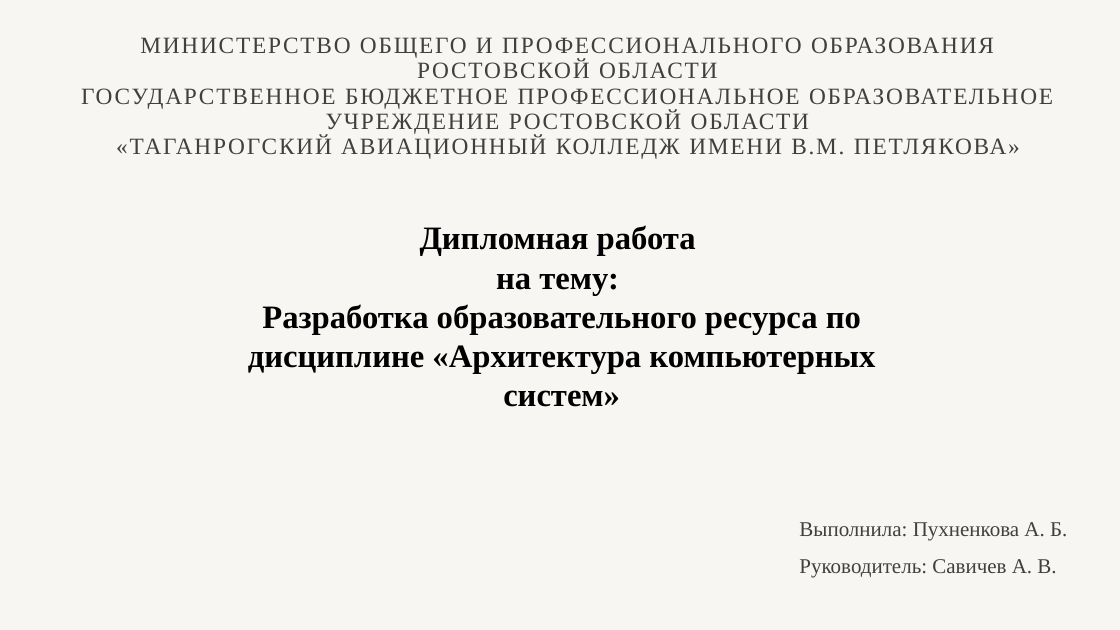
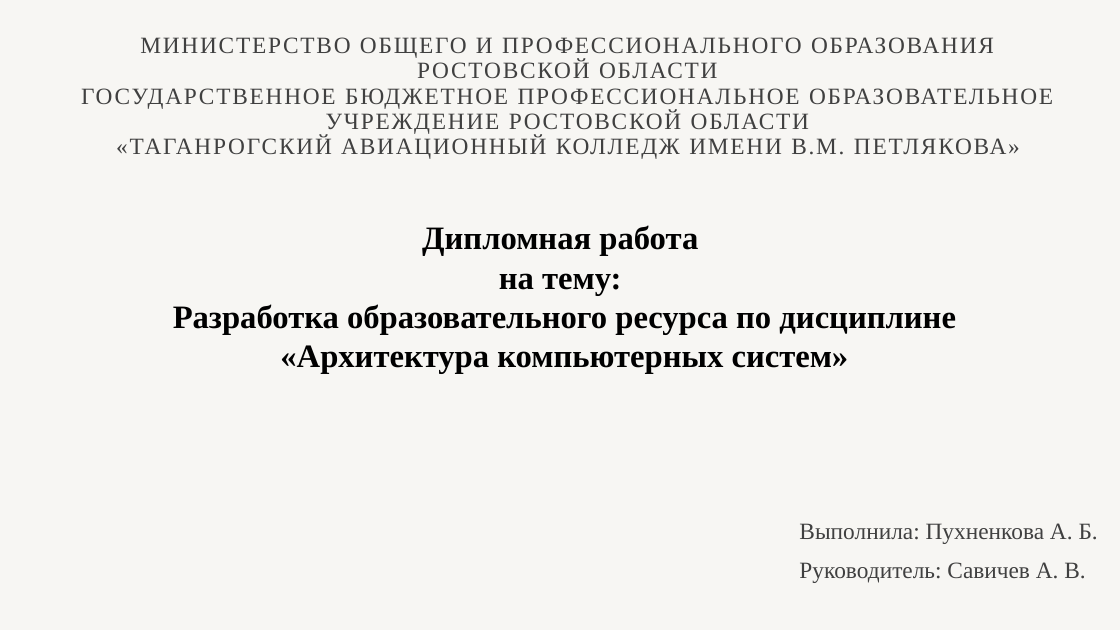
Before and after one commit to AngelinaPuh/diplom_project, a slide deck: slide 1 of dokuments/предзащита.pptx. Drawn at 1120x630 pixels with LibreOffice and Linux fonts; fonts in the diff are those of the drawing; background and template pictures are left out. Boxes give left, top, right and bottom in pixels: in the first picture for what was removed or moved away, otherwise in the second. Text is boxed around its words. In the diff, an @@ line names an element or a change of style, - is before the commit and + after.

```diff
--- a/dokuments/предзащита.pptx
+++ b/dokuments/предзащита.pptx
@@ text "Дипломная работа" rewrapped from <box>248,225,875,407</box> to <box>173,225,956,373</box> @@
@@ subtitle "Выполнила: Пухненкова А. Б." at <box>799,523,1098,583</box>: size 18 to 20 pt @@
```
Also in this commit, not shown: 9 other slides changed, 51 other files.
